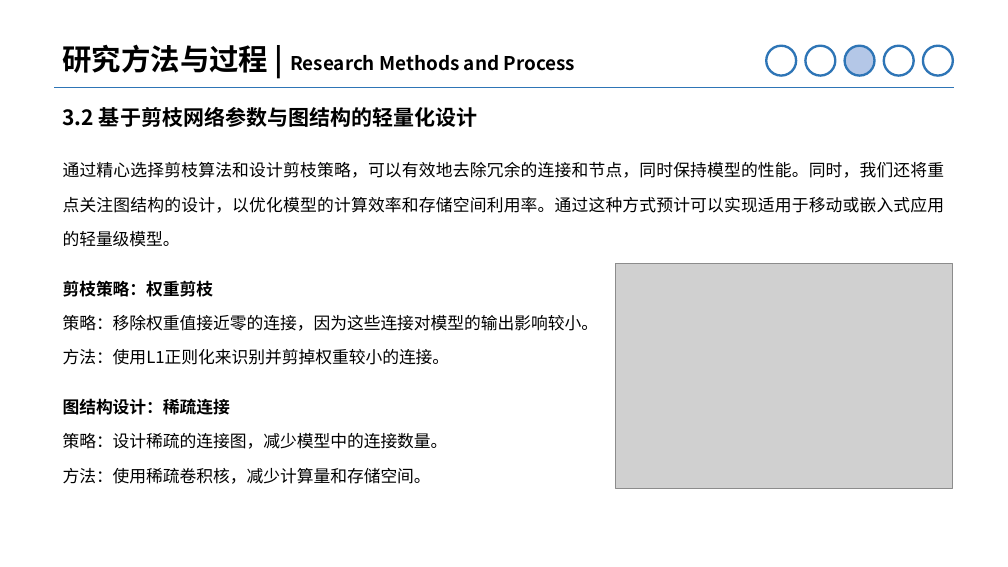
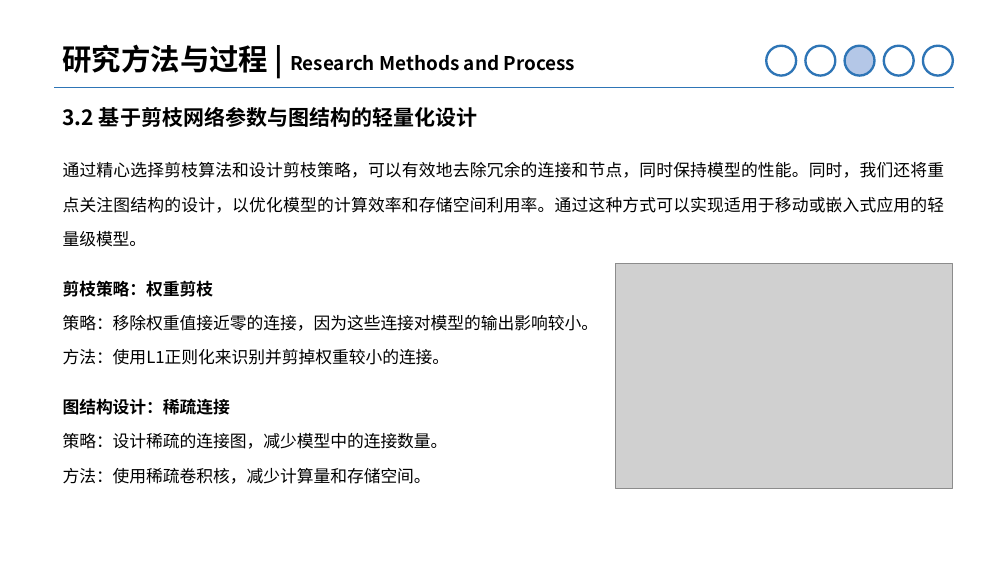
Before and after one commit to MinmusLin/Lightweight_Network_for_3D_Image_Sensor_Signal_Enhancement, a slide deck: slide 10 of 20250325_Final_Defense.pptx. Drawn at 1008x567 pixels with LibreOffice and Linux fonts; fonts in the diff are those of the drawing; grey boxes stand for pictures; background and template pictures are left out. Boxes give left, top, right and bottom in pixels: in the first picture for what was removed or moved away, otherwise in the second. Text is boxed around its words. In the diff, an @@ line names an element or a change of style, - is before the commit and + after.

```diff
--- a/20250325_Final_Defense.pptx
+++ b/20250325_Final_Defense.pptx
@@ text at (63,162,945,247): text changed @@
-通过精心选择剪枝算法和设计剪枝策略，可以有效地去除冗余的连接和节点，同时保持模型的性能。同时，我们还将重点关注图结构的设计，以优化模型的计算效率和存储空间利用率。通过这种方式预计可以实现适用于移动或嵌入式应用的轻量级模型。
+通过精心选择剪枝算法和设计剪枝策略，可以有效地去除冗余的连接和节点，同时保持模型的性能。同时，我们还将重点关注图结构的设计，以优化模型的计算效率和存储空间利用率。通过这种方式可以实现适用于移动或嵌入式应用的轻量级模型。
```
Also in this commit, not shown: 3 other slides changed.
